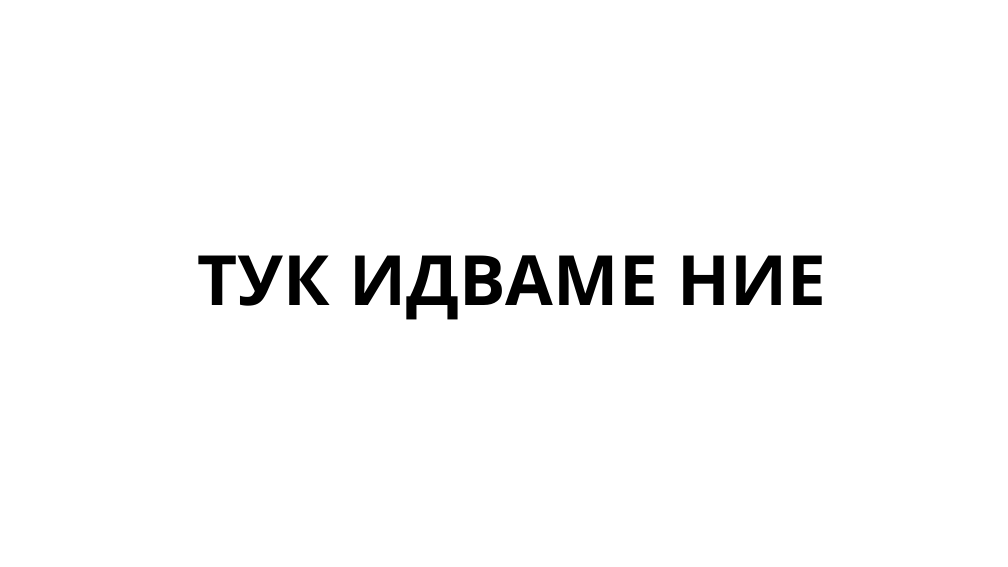
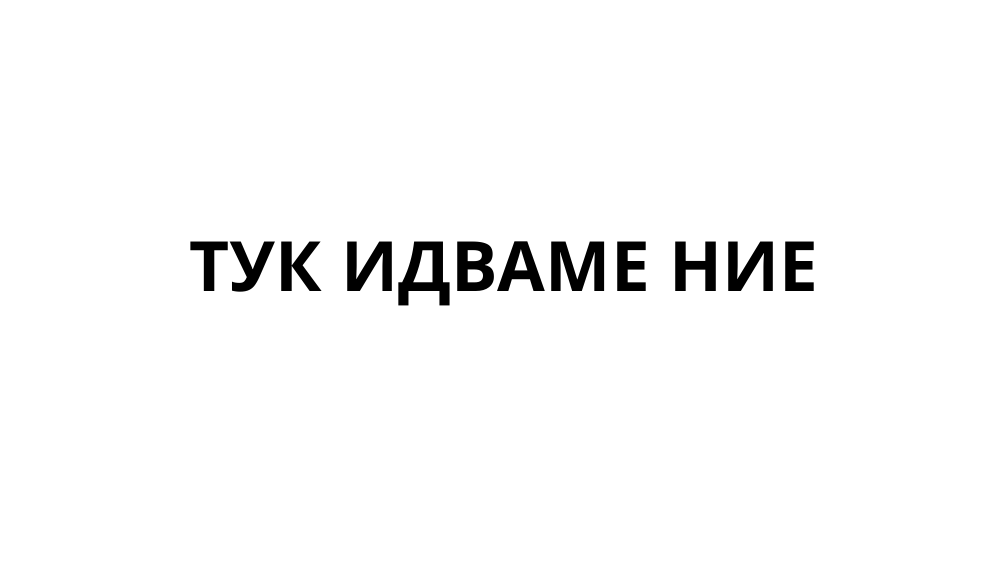
Before and after one commit to petargeorgiev18/SmartMeds, a slide deck: slide 3 of SmartMeds.pptx. Drawn at 1008x567 pixels with LibreOffice and Linux fonts; fonts in the diff are those of the drawing; background and template pictures are left out. Boxes give left, top, right and bottom in pixels: in the first picture for what was removed or moved away, otherwise in the second. Text is boxed around its words. In the diff, an @@ line names an element or a change of style, - is before the commit and + after.

```diff
--- a/SmartMeds.pptx
+++ b/SmartMeds.pptx
@@ title "ТУК ИДВАМЕ НИЕ": place and size @@
-title "ТУК ИДВАМЕ НИЕ" at box(197, 255, 826, 320)
+title "ТУК ИДВАМЕ НИЕ" at box(189, 241, 818, 306)
```
Also in this commit, not shown: 5 other slides changed, 3 slides added.
